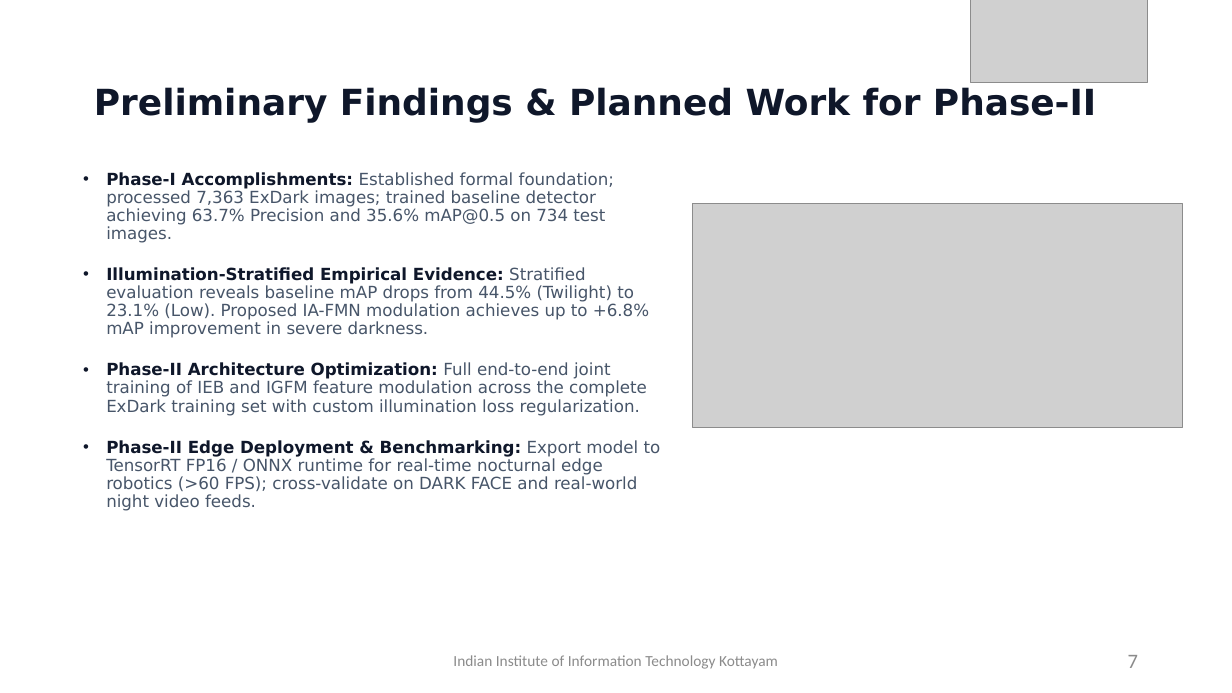
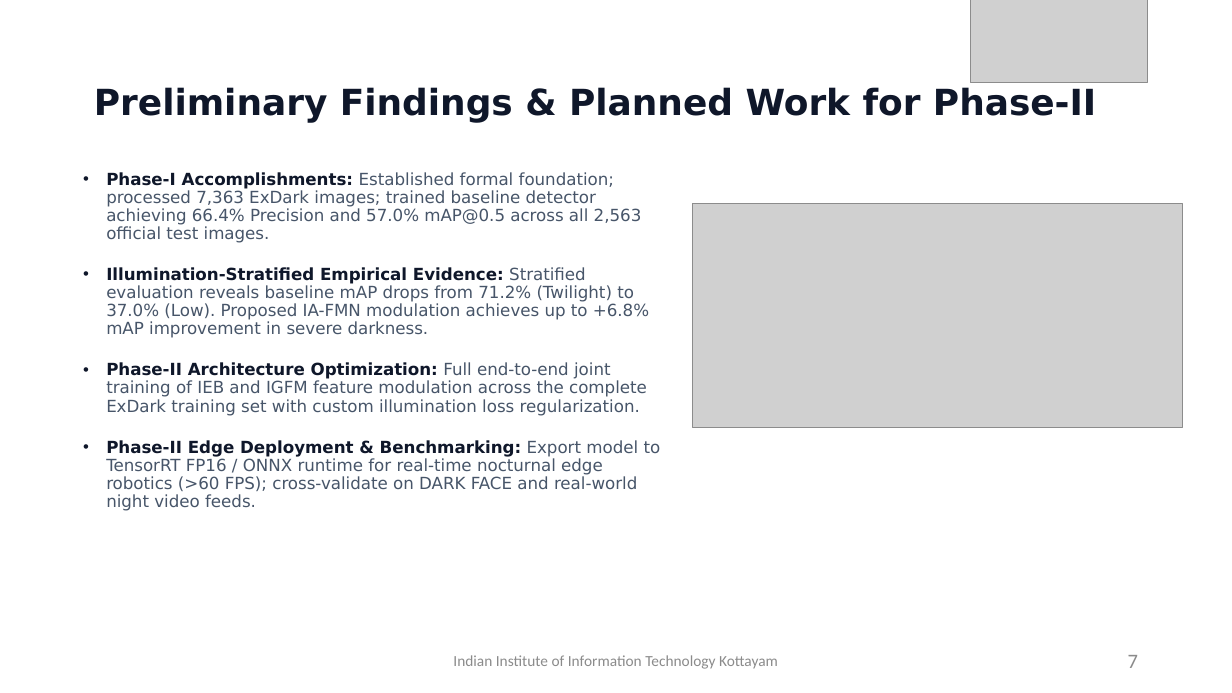
Before and after one commit to roshanbinoj-iiitk/Illumination-Aware-Object-Detection, a slide deck: slide 7 of outputs/BTP_Phase1_Presentation.pptx. Drawn at 1232x693 pixels with LibreOffice and Linux fonts; fonts in the diff are those of the drawing; grey boxes stand for pictures. Boxes give left, top, right and bottom in pixels: in the first picture for what was removed or moved away, otherwise in the second. Text is boxed around its words. In the diff, an @@ line names an element or a change of style, - is before the commit and + after.

Commit message:
Trained all the images

```diff
--- a/outputs/BTP_Phase1_Presentation.pptx
+++ b/outputs/BTP_Phase1_Presentation.pptx
@@ text at <box>106,172,649,338</box>: text changed @@
-• Phase-I Accomplishments: Established formal foundation; processed 7,363 ExDark images; trained baseline detector achieving 63.7% Precision and 35.6% mAP@0.5 on 734 test images.
-• Illumination-Stratified Empirical Evidence: Stratified evaluation reveals baseline mAP drops from 44.5% (Twilight) to 23.1% (Low). Proposed IA-FMN modulation achieves up to +6.8% mAP improvement in severe darkness.
+• Phase-I Accomplishments: Established formal foundation; processed 7,363 ExDark images; trained baseline detector achieving 66.4% Precision and 57.0% mAP@0.5 across all 2,563 official test images.
+• Illumination-Stratified Empirical Evidence: Stratified evaluation reveals baseline mAP drops from 71.2% (Twilight) to 37.0% (Low). Proposed IA-FMN modulation achieves up to +6.8% mAP improvement in severe darkness.
```
Also in this commit, not shown: 2 other slides changed, 28 other files.
